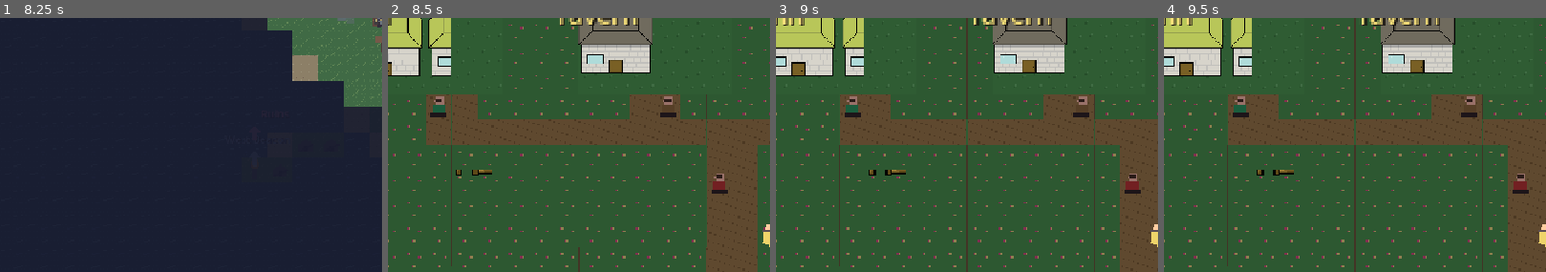
Above: before the commit, frames 1-4 (left to right).
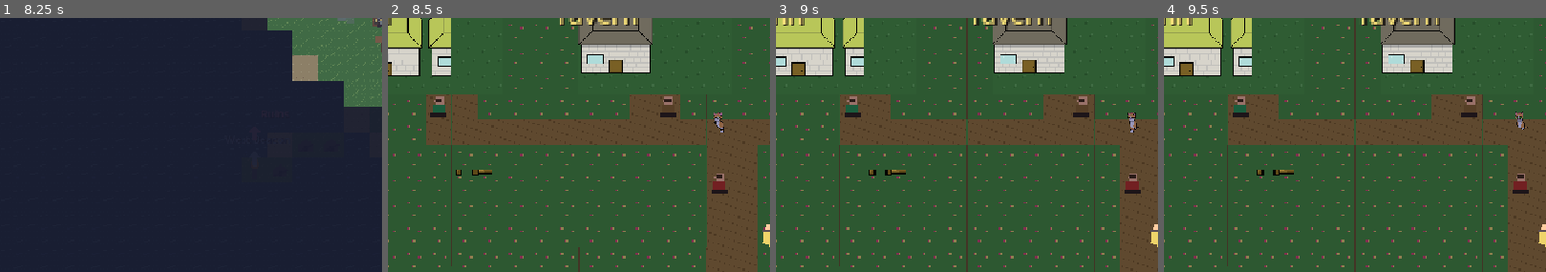
Above: after the commit, the same moments.

Repository: wink-/lanternhouse
Game: Godot game, scene res://scenes/title/title.tscn
Two runs of this game, one before a commit and one after it. Both use one fixed random seed, a clock stepped at 60 frames per second and the inputs below.
Inputs:
- Up to frame 1 (8.25 s): tap Enter at 0.5, 2, 2.1, 3.5 s; hold D (move_right) 0.53-1.28 s; tap E (interact) at 0.6 s; tap Space at 0.77, 1.25, 1.52, 2.75, 3.02, 3.77, 4.25, 4.52, 6.02, 6.77, 7.52 s; hold S (move_down) 1.28-2.03 s; tap 1 at 1.35 s; hold D (move_right) 2.03-2.78 s; hold W (move_up) 2.78-3.53 s; tap 2 at 2.85 s; hold A (move_left) 3.53-5.03 s; tap 3 at 3.6 s; tap Escape at 4.15 s; tap 4 at 4.35 s; hold S (move_down) 5.03-5.78 s; tap 5 at 5.1 s; hold D (move_right) 5.78-6.53 s; tap Tab at 5.85 s; hold W (move_up) 6.53-7.28 s; tap M at 6.6 s; hold D (move_right) 7.28-8.03 s; tap I at 7.35 s; hold S (move_down) from 8.03 s (still down); tap C at 8.1 s
- Up to frame 2 (8.5 s): keep holding S (move_down)
- Up to frame 3 (9 s): release S (move_down) at 8.78 s; hold A (move_left) from 8.78 s (still down); tap J at 8.85 s
- Up to frame 4 (9.5 s): keep holding A (move_left); tap Space at 9.02 s
The pictures show only the part of the screen within x 0-50%, y 50-100%; the shares and areas given below are measured in that part.

Frame 1 is identical in both runs. In frame 2, 0.1% of the frame differs, in the area x 85-88%, y 37-46%; in frame 3, 0.1%; in frame 4, 0.1%.

Commit message:
Add PixelLab art pipeline and clean old assets

Diff:
--- a/scripts/overworld.gd
+++ b/scripts/overworld.gd
@@ -24,6 +24,7 @@
 
 const TILE_SIZE := 32
 const PLAYER_SPRITE_PATH := "res://assets/sprites/overworld/player.png"
+const PLAYER_ROTATION_PATH := "res://assets/sprites/characters/player/rotations/%s.png"
 
 # ── Terrain atlas tile coordinates (col, row in 32x32 grid) ──────────────
 const OVERWORLD_ATLAS_PATH := "res://assets/sprites/tiles/lanternhouse_overworld.png"
@@ -207,6 +208,7 @@
 var steps_since_encounter: int = 0
 var _auto_save_timer: float = 0.0
 const AUTO_SAVE_INTERVAL := 60.0
+var _player_idle_textures: Dictionary = {}
 
 # Weather
 var _raining: bool = false
@@ -428,11 +430,23 @@
 	if walking:
 		player_sprite.position.y -= 2
 	if player_texture:
-		player_texture.flip_h = facing == Vector2i.LEFT
+		if not _update_player_texture():
+			player_texture.flip_h = facing == Vector2i.LEFT
 		player_texture.modulate = Color(1.08, 1.06, 0.95) if sprinting else Color.WHITE
 
 func _init_player_sprite() -> void:
 	if not player_texture:
+		return
+	_load_player_textures()
+	_update_player_texture()
+	if player_texture.texture:
+		player_texture.centered = true
+		player_texture.position = Vector2.ZERO
+		player_texture.z_index = 4
+		if player_body:
+			player_body.hide()
+		if player_face:
+			player_face.hide()
 		return
 	if not FileAccess.file_exists(PLAYER_SPRITE_PATH):
 		return
@@ -447,6 +461,41 @@
 		player_body.hide()
 	if player_face:
 		player_face.hide()
+
+func _load_player_textures() -> void:
+	for dir_name in ["south", "east", "north", "west"]:
+		_player_idle_textures[dir_name] = _load_png_texture(PLAYER_ROTATION_PATH % dir_name)
+
+func _load_png_texture(path: String) -> Texture2D:
+	if not FileAccess.file_exists(path):
+		return null
+	var image := Image.new()
+	if image.load(path) != OK:
+		push_warning("Image could not be loaded: %s" % path)
+		return null
+	return ImageTexture.create_from_image(image)
+
+func _update_player_texture() -> bool:
+	if _player_idle_textures.is_empty():
+		return false
+	var texture: Texture2D = _player_idle_textures.get(_direction_name(facing), _player_idle_textures.get("south", null))
+	if texture:
+		player_texture.texture = texture
+		player_texture.flip_h = false
+		return true
+	return false
+
+func _direction_name(dir: Vector2i) -> String:
+	match dir:
+		Vector2i.UP:
+			return "north"
+		Vector2i.DOWN:
+			return "south"
+		Vector2i.LEFT:
+			return "west"
+		Vector2i.RIGHT:
+			return "east"
+	return "south"
 
 func _update_camera() -> void:
 	if camera:
--- a/scripts/town.gd
+++ b/scripts/town.gd
@@ -27,6 +27,16 @@
 const TOWN_GROUND_PATH := "res://assets/sprites/tiles/lanternhouse_town_readable.png"
 const QUIET_BUILDINGS_PATH := "res://assets/sprites/vendor/quiet_village/Buildings.png"
 const QUIET_PROPS_PATH := "res://assets/sprites/vendor/quiet_village/Props.png"
+const PLAYER_ROTATION_PATH := "res://assets/sprites/characters/player/rotations/%s.png"
+const NPC_ROTATION_PATHS := {
+	"weapon_merchant": "res://assets/sprites/characters/town_npcs/weapon_merchant/rotations/%s.png",
+	"elder": "res://assets/sprites/characters/town_npcs/elder/rotations/%s.png",
+}
+const CAT_ROTATION_PATH := "res://assets/sprites/characters/cat/rotations/%s.png"
+const CAT_WALK_PATH := "res://assets/sprites/characters/cat/walk/%s/%d.png"
+const CAT_HOME := Vector2i(18, 18)
+const CAT_WANDER_RADIUS := 5
+const CAT_FRAME_TIME := 0.12
 const GROUND_TILE_RECTS := {
 	".": Rect2i(Vector2i(0, 0), Vector2i(TILE_SIZE, TILE_SIZE)),
 	"=": Rect2i(Vector2i(16, 0), Vector2i(TILE_SIZE, TILE_SIZE)),
@@ -127,6 +137,16 @@
 var _town_ground: Texture2D
 var _quiet_buildings: Texture2D
 var _quiet_props: Texture2D
+var _player_idle_textures: Dictionary = {}
+var _npc_idle_textures: Dictionary = {}
+var _cat_marker: Sprite2D
+var _cat_pos: Vector2i = CAT_HOME
+var _cat_home: Vector2i = CAT_HOME
+var _cat_facing: Vector2i = Vector2i.DOWN
+var _cat_walk_frames: Dictionary = {}
+var _cat_idle_textures: Dictionary = {}
+var _cat_anim_timer: float = 0.0
+var _cat_frame: int = 0
 const WANDER_INTERVAL := 2.5
 const WANDER_RADIUS := 3
 
@@ -145,6 +165,7 @@
 	_draw_props()
 	_build_npc_positions()
 	_draw_npcs()
+	_draw_cat()
 	_configure_camera()
 	GameData.visited_town = true
 	# Auto-accept and complete Visit Brindlewick quest
@@ -277,9 +298,16 @@
 			_npc_wander_pos[npc_id] = home
 
 func _draw_npcs() -> void:
+	_load_npc_textures()
 	for npc_id: String in NPC_IDS:
 		var marker := Sprite2D.new()
-		if _town_atlas:
+		var pixel_art_texture: Texture2D = _npc_idle_textures.get(npc_id, null)
+		if pixel_art_texture:
+			marker.texture = pixel_art_texture
+			marker.centered = true
+			marker.scale = Vector2(0.42, 0.42)
+			marker.z_index = 4
+		elif _town_atlas:
 			marker.texture = _town_atlas
 			marker.region_enabled = true
 			marker.region_rect = NPC_RECTS.get(npc_id, NPC_RECTS["tavern_keeper"])
@@ -295,6 +323,13 @@
 		map_layer.add_child(marker)
 		_npc_markers[npc_id] = marker
 
+func _load_npc_textures() -> void:
+	for npc_id: String in NPC_ROTATION_PATHS:
+		if _npc_idle_textures.has(npc_id):
+			continue
+		var path: String = NPC_ROTATION_PATHS[npc_id] % "south"
+		_npc_idle_textures[npc_id] = _load_png_texture(path) if FileAccess.file_exists(path) else null
+
 func _make_solid_texture(color: Color) -> Texture2D:
 	var image := Image.create(TILE_SIZE, TILE_SIZE, false, Image.FORMAT_RGBA8)
 	image.fill(color)
@@ -328,10 +363,12 @@
 
 
 func _process(delta: float) -> void:
+	_update_cat_animation(delta)
 	_wander_timer += delta
 	if _wander_timer >= WANDER_INTERVAL:
 		_wander_timer -= WANDER_INTERVAL
 		_wander_one_npc()
+		_wander_cat()
 
 func _wander_one_npc() -> void:
 	var phase: String = GameData.get_day_phase()
@@ -363,6 +400,8 @@
 			continue
 		if next == pos:
 			continue
+		if next == _cat_pos:
+			continue
 		var occupied := false
 		for other_id: String in _npc_wander_pos:
 			if other_id != npc_id and _npc_wander_pos[other_id] == next:
@@ -380,11 +419,99 @@
 			_npc_markers[npc_id].position = Vector2(next * TILE_SIZE) + Vector2(TILE_SIZE / 2, TILE_SIZE / 2)
 		break
 
+func _draw_cat() -> void:
+	_load_cat_textures()
+	_cat_marker = Sprite2D.new()
+	_cat_marker.name = "PixelLabCat"
+	_cat_marker.centered = true
+	_cat_marker.scale = Vector2(0.32, 0.32)
+	_cat_marker.z_index = 4
+	_cat_marker.texture = _cat_idle_textures.get("south", null)
+	_cat_marker.position = _grid_center(_cat_pos) + Vector2(0, -6)
+	map_layer.add_child(_cat_marker)
+
+func _load_cat_textures() -> void:
+	for dir_name in ["south", "east", "north", "west"]:
+		_cat_idle_textures[dir_name] = _load_png_texture(CAT_ROTATION_PATH % dir_name)
+		var frames: Array = []
+		for i in range(6):
+			var frame_tex := _load_png_texture(CAT_WALK_PATH % [dir_name, i])
+			if frame_tex:
+				frames.append(frame_tex)
+		_cat_walk_frames[dir_name] = frames
+
+func _wander_cat() -> void:
+	if not _cat_marker:
+		return
+	if randf() > 0.85:
+		return
+	var dirs := [Vector2i.UP, Vector2i.DOWN, Vector2i.LEFT, Vector2i.RIGHT]
+	dirs.shuffle()
+	for dir: Vector2i in dirs:
+		var next := _cat_pos + dir
+		if _is_blocked(next):
+			continue
+		if next == pos:
+			continue
+		if abs(next.x - _cat_home.x) + abs(next.y - _cat_home.y) > CAT_WANDER_RADIUS:
+			continue
+		var occupied := false
+		for npc_id: String in _npc_wander_pos:
+			if _npc_wander_pos[npc_id] == next:
+				occupied = true
+				break
+		if occupied:
+			continue
+		_cat_pos = next
+		_cat_facing = dir
+		_cat_frame = 0
+		_cat_marker.position = _grid_center(_cat_pos) + Vector2(0, -6)
+		_set_cat_texture()
+		return
+
+func _update_cat_animation(delta: float) -> void:
+	if not _cat_marker:
+		return
+	_cat_anim_timer += delta
+	if _cat_anim_timer < CAT_FRAME_TIME:
+		return
+	_cat_anim_timer = 0.0
+	var dir_name := _cat_direction_name(_cat_facing)
+	var frames: Array = _cat_walk_frames.get(dir_name, [])
+	if frames.is_empty():
+		return
+	_cat_frame = (_cat_frame + 1) % frames.size()
+	_cat_marker.texture = frames[_cat_frame]
+
+func _set_cat_texture() -> void:
+	var dir_name := _cat_direction_name(_cat_facing)
+	var frames: Array = _cat_walk_frames.get(dir_name, [])
+	if not frames.is_empty():
+		_cat_marker.texture = frames[_cat_frame]
+	else:
+		_cat_marker.texture = _cat_idle_textures.get(dir_name, _cat_idle_textures.get("south", null))
+
+func _cat_direction_name(dir: Vector2i) -> String:
+	match dir:
+		Vector2i.UP:
+			return "north"
+		Vector2i.DOWN:
+			return "south"
+		Vector2i.LEFT:
+			return "west"
+		Vector2i.RIGHT:
+			return "east"
+	return "south"
+
+func _grid_center(grid: Vector2i) -> Vector2:
+	return Vector2(grid * TILE_SIZE) + Vector2(TILE_SIZE / 2, TILE_SIZE / 2)
+
 func _update_player() -> void:
 	_refresh_npcs()
 	_apply_day_tint()
 	player_sprite.position = Vector2(pos * TILE_SIZE) + Vector2(TILE_SIZE / 2, TILE_SIZE / 2)
 	_update_camera()
+	_update_player_texture()
 	if _town_atlas and not player_sprite.has_node("Sprite"):
 		var sprite := Sprite2D.new()
 		sprite.name = "Sprite"
@@ -394,6 +521,28 @@
 		player_sprite.add_child(sprite)
 		if player_sprite.has_node("Body"):
 			player_sprite.get_node("Body").visible = false
+	_update_player_texture()
+
+func _update_player_texture() -> void:
+	if player_sprite.has_node("Sprite"):
+		var sprite: Sprite2D = player_sprite.get_node("Sprite")
+		var dir_name := _cat_direction_name(facing)
+		if _player_idle_textures.is_empty():
+			_load_player_textures()
+		var texture: Texture2D = _player_idle_textures.get(dir_name, _player_idle_textures.get("south", null))
+		if texture:
+			sprite.texture = texture
+			sprite.region_enabled = false
+			sprite.centered = true
+			sprite.scale = Vector2(0.42, 0.42)
+			sprite.z_index = 4
+			if player_sprite.has_node("Body"):
+				player_sprite.get_node("Body").visible = false
+
+func _load_player_textures() -> void:
+	for dir_name in ["south", "east", "north", "west"]:
+		var path: String = PLAYER_ROTATION_PATH % dir_name
+		_player_idle_textures[dir_name] = _load_png_texture(path) if FileAccess.file_exists(path) else null
 
 func _configure_camera() -> void:
 	if not camera:
@@ -576,6 +725,8 @@
 func _is_blocked(grid: Vector2i) -> bool:
 	if grid.x < 0 or grid.x >= MAP[0].length() or grid.y < 0 or grid.y >= MAP.size():
 		return true
+	if grid == _cat_pos:
+		return true
 	return BLOCKED.has(MAP[grid.y].substr(grid.x, 1))
 
 func _check_exit() -> void:
@@ -592,6 +743,9 @@
 
 func _interact() -> void:
 	var target := pos + facing
+	if target == _cat_pos:
+		_say("[color=#f0a46a]Tabby[/color]: Mrrp.\n\nThe little cat winds around your boots, then pads back toward the tavern.")
+		return
 	var npc: String = npc_positions.get(target, "")
 
 	if npc == "":
Binary file removed: Pipoya/32x32/[A]_type1/pipo-map001_at-kusa.png
Not shown, removed: Pipoya/32x32/[A]_type1/pipo-map001_at-kusa.png.import
Binary file removed: Pipoya/32x32/[A]_type1/pipo-map001_at-miti.png
Not shown, removed: Pipoya/32x32/[A]_type1/pipo-map001_at-miti.png.import
Binary file removed: Pipoya/32x32/[A]_type1/pipo-map001_at-mori.png
Not shown, removed: Pipoya/32x32/[A]_type1/pipo-map001_at-mori.png.import
Binary file removed: Pipoya/32x32/[A]_type1/pipo-map001_at-sabaku.png
Not shown, removed: Pipoya/32x32/[A]_type1/pipo-map001_at-sabaku.png.import
Binary file removed: Pipoya/32x32/[A]_type1/pipo-map001_at-tuti.png
Not shown, removed: Pipoya/32x32/[A]_type1/pipo-map001_at-tuti.png.import
Binary file removed: Pipoya/32x32/[A]_type1/pipo-map001_at-umi.png
Not shown, removed: Pipoya/32x32/[A]_type1/pipo-map001_at-umi.png.import
(and 195 more such lines)
